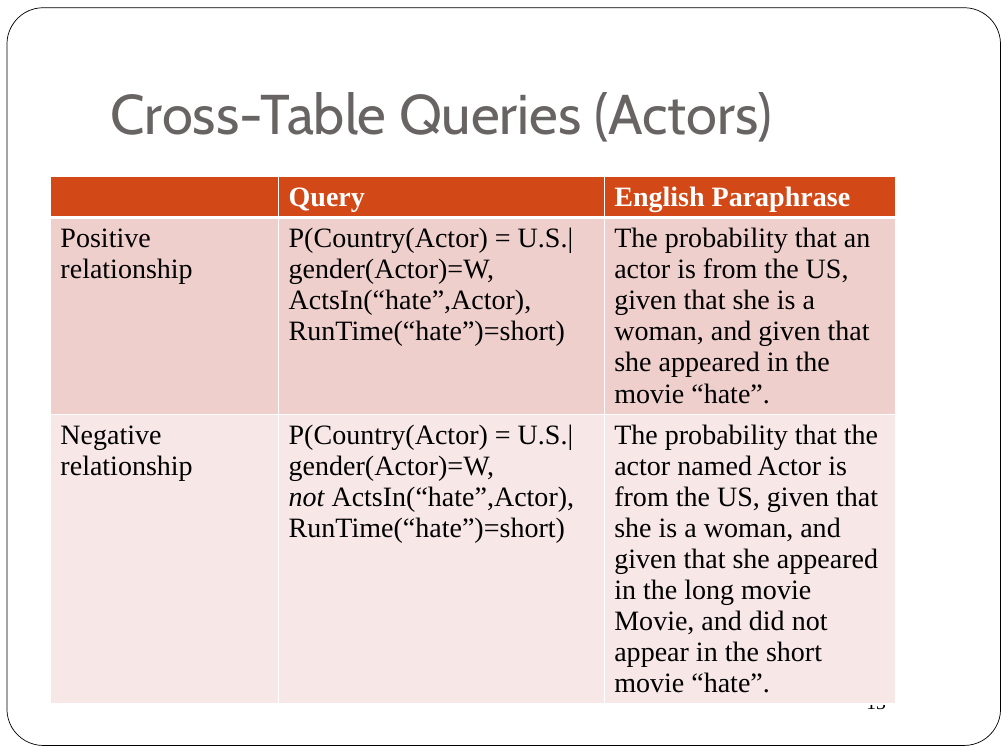
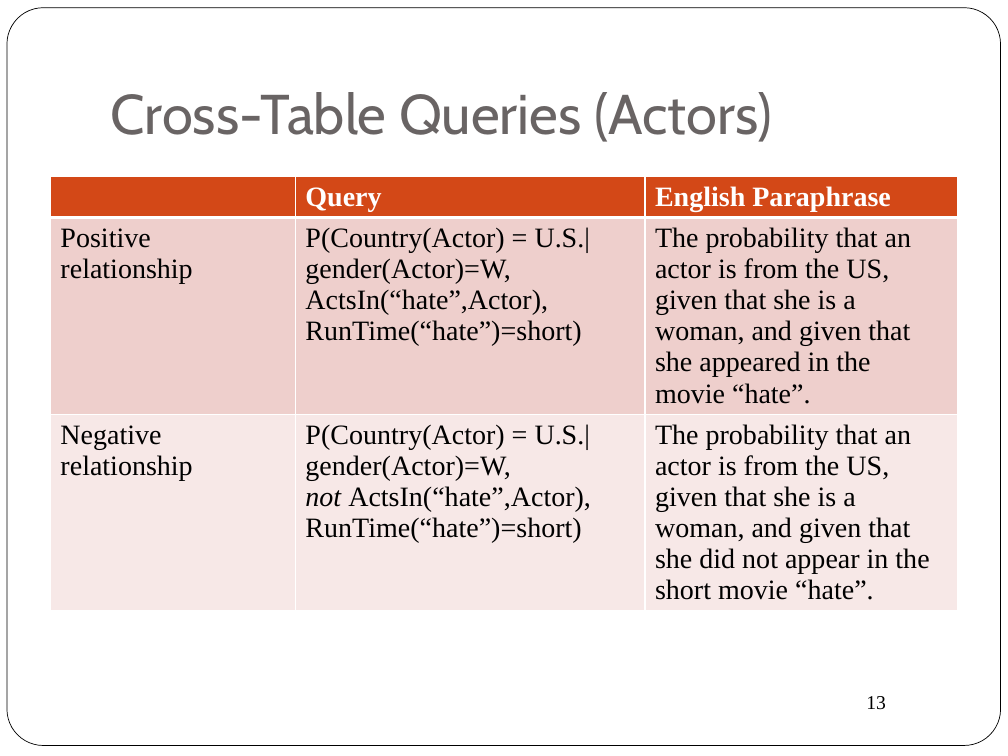
Before and after one commit to oschulte/srl-tutorial-slides, a slide deck: slide 13 of ch0-example-queries.pptx. Drawn at 1008x756 pixels with LibreOffice and Linux fonts; fonts in the diff are those of the drawing. Boxes give left, top, right and bottom in pixels: in the first picture for what was removed or moved away, otherwise in the second. Text is boxed around its words. In the diff, an @@ line names an element or a change of style, - is before the commit and + after.

```diff
--- a/ch0-example-queries.pptx
+++ b/ch0-example-queries.pptx
@@ table at bbox=[50, 176, 958, 604] @@
-row 3, column 3: The probability that the actor named Actor is from the US, given that she is a woman, and given that she appeared in the long movie Movie, and did not appear in the short movie “hate”.
+row 3, column 3: The probability that an actor is from the US, given that she is a woman, and given that she did not appear in the short movie “hate”.
@@ table: place and size @@
-table at bbox=[50, 176, 895, 697]
+table at bbox=[50, 176, 958, 604]
```
Also in this commit, not shown: 1 other slide changed.
